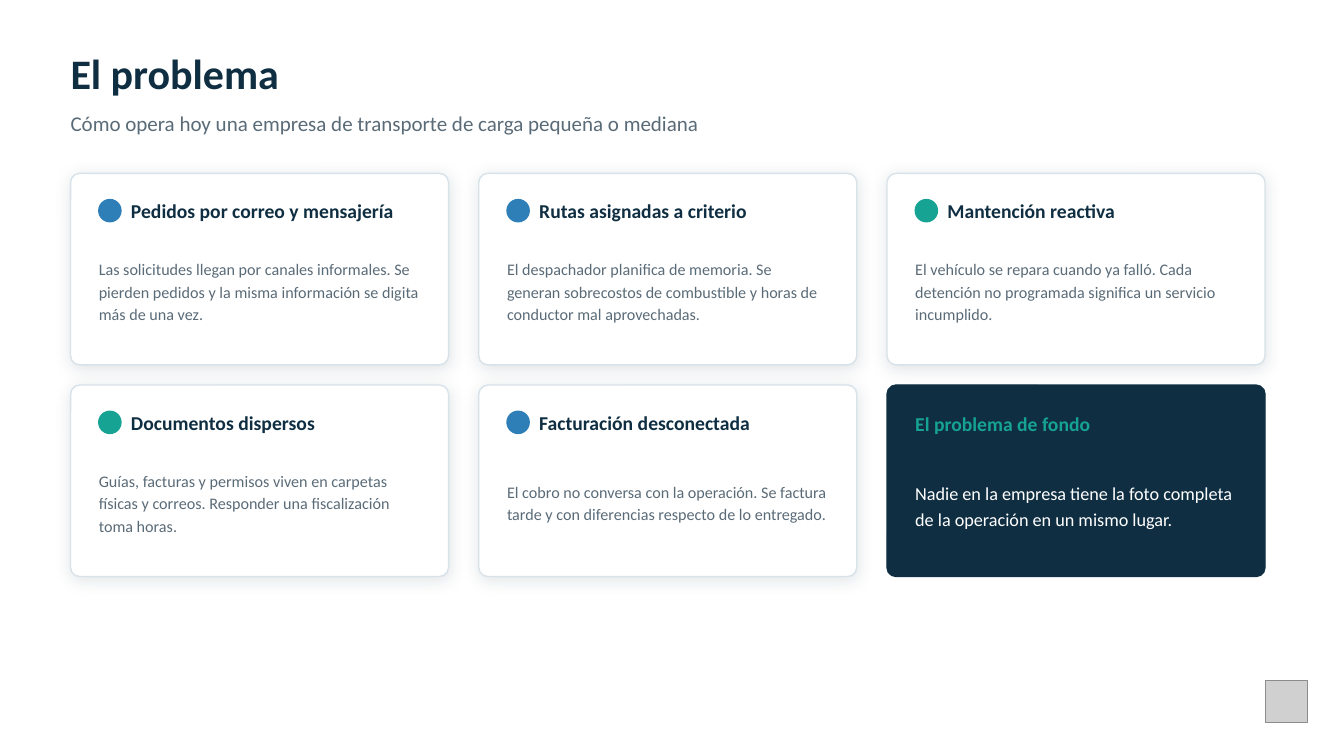
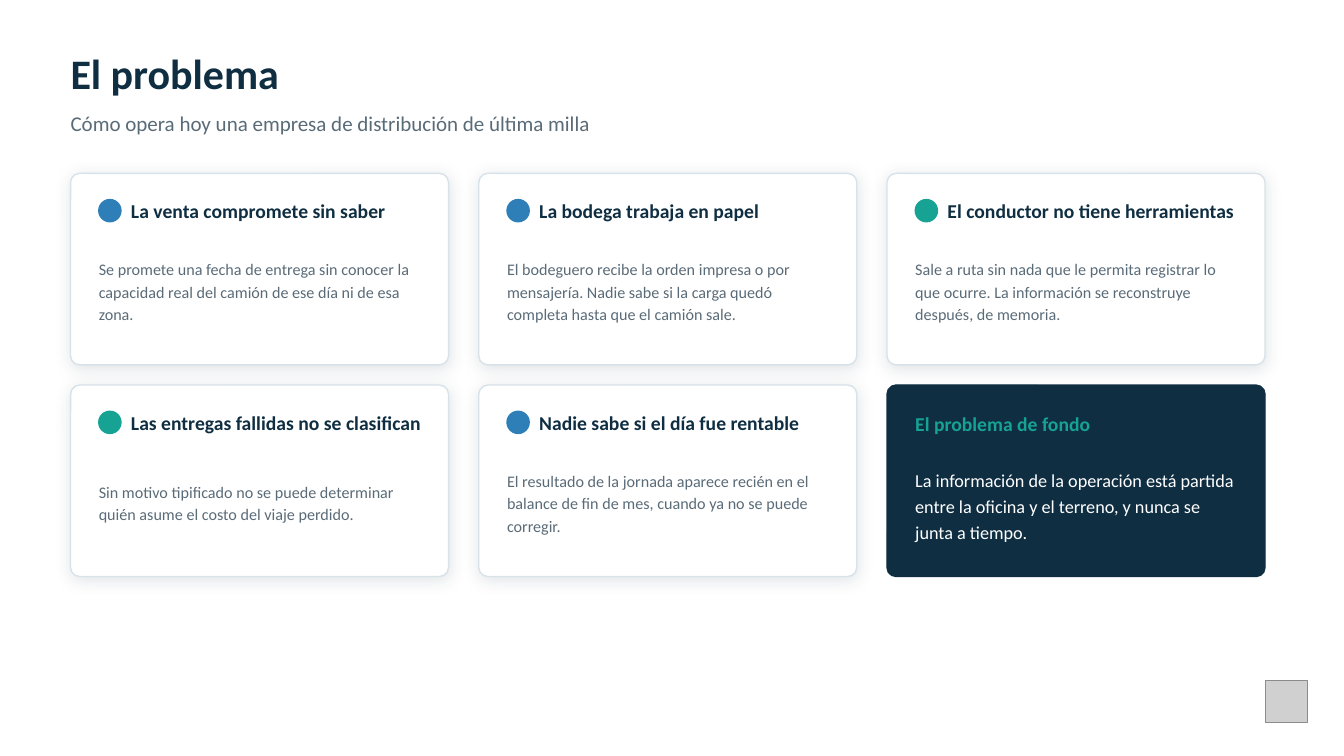
Before and after one commit to jmoralesduoc/Vialnex, a slide deck: slide 3 of Fase 1/Evidencia Grupales/vialNex_Presentacion_Proyecto_APT.pptx. Drawn at 1344x756 pixels with LibreOffice and Linux fonts; fonts in the diff are those of the drawing; grey boxes stand for pictures. Boxes give left, top, right and bottom in pixels: in the first picture for what was removed or moved away, otherwise in the second. Text is boxed around its words. In the diff, an @@ line names an element or a change of style, - is before the commit and + after.

Commit message:
Actualización de documentos

```diff
--- a/Fase 1/Evidencia Grupales/vialNex_Presentacion_Proyecto_APT.pptx
+++ b/Fase 1/Evidencia Grupales/vialNex_Presentacion_Proyecto_APT.pptx
@@ text at (71, 116, 589, 135): text changed @@
-Cómo opera hoy una empresa de transporte de carga pequeña o mediana
+Cómo opera hoy una empresa de distribución de última milla
@@ text at (131, 204, 385, 221): text changed @@
-Pedidos por correo y mensajería
+La venta compromete sin saber
@@ text at (539, 204, 758, 222): text changed @@
-Rutas asignadas a criterio
+La bodega trabaja en papel
@@ text at (947, 204, 1234, 218): text changed @@
-Mantención reactiva
+El conductor no tiene herramientas
@@ text at (99, 264, 409, 320): text changed @@
-Las solicitudes llegan por canales informales. Se pierden pedidos y la misma información se digita más de una vez.
+Se promete una fecha de entrega sin conocer la capacidad real del camión de ese día ni de esa zona.
@@ text at (507, 264, 790, 323): text changed @@
-El despachador planifica de memoria. Se generan sobrecostos de combustible y horas de conductor mal aprovechadas.
+El bodeguero recibe la orden impresa o por mensajería. Nadie sabe si la carga quedó completa hasta que el camión sale.
@@ text at (915, 264, 1216, 323): text changed @@
-El vehículo se repara cuando ya falló. Cada detención no programada significa un servicio incumplido.
+Sale a ruta sin nada que le permita registrar lo que ocurre. La información se reconstruye después, de memoria.
@@ text at (131, 416, 421, 434): text changed @@
-Documentos dispersos
+Las entregas fallidas no se clasifican
@@ text at (539, 416, 800, 430): text changed @@
-Facturación desconectada
+Nadie sabe si el día fue rentable
@@ text at (507, 476, 809, 535): text changed @@
-El cobro no conversa con la operación. Se factura tarde y con diferencias respecto de lo entregado.
+El resultado de la jornada aparece recién en el balance de fin de mes, cuando ya no se puede corregir.
@@ text at (915, 474, 1234, 542): text changed @@
-Nadie en la empresa tiene la foto completa de la operación en un mismo lugar.
+La información de la operación está partida entre la oficina y el terreno, y nunca se junta a tiempo.
@@ text at (99, 487, 394, 523): text changed @@
-Guías, facturas y permisos viven en carpetas físicas y correos. Responder una fiscalización toma horas.
+Sin motivo tipificado no se puede determinar quién asume el costo del viaje perdido.
```
Also in this commit, not shown: 9 other slides changed, 10 slides added, 10 slides removed, 1 other file.
